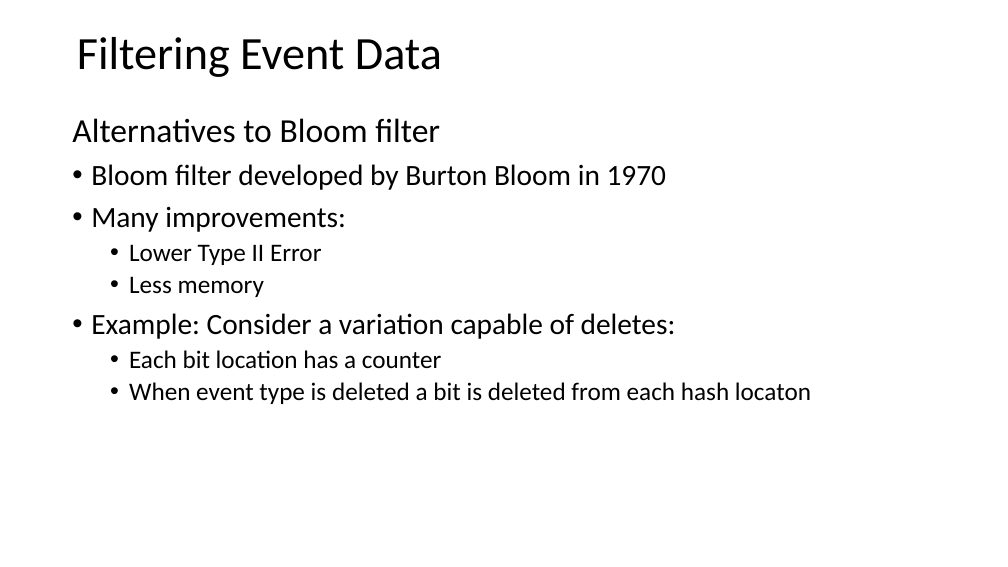
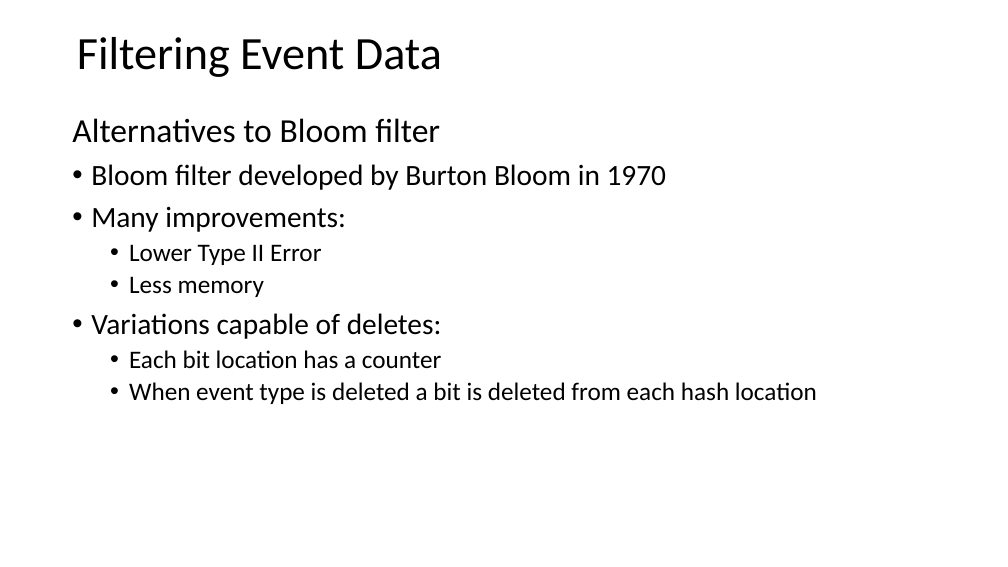
Before and after one commit to StephenElston/CSCI-E-108, a slide deck: slide 32 of slides/3_StreamingAnalytics.pptx. Drawn at 1008x567 pixels with LibreOffice and Linux fonts; fonts in the diff are those of the drawing. Boxes give left, top, right and bottom in pixels: in the first picture for what was removed or moved away, otherwise in the second. Text is boxed around its words. In the diff, an @@ line names an element or a change of style, - is before the commit and + after.

```diff
--- a/slides/3_StreamingAnalytics.pptx
+++ b/slides/3_StreamingAnalytics.pptx
@@ text at <box>91,313,442,339</box>: text changed @@
-• Example: Consider a variation capable of deletes:
+• Variations capable of deletes:
@@ text at <box>129,382,817,404</box>: text changed @@
-  • When event type is deleted a bit is deleted from each hash locaton
+  • When event type is deleted a bit is deleted from each hash location
```
Also in this commit, not shown: 1 other slide changed, 5 slides added.
